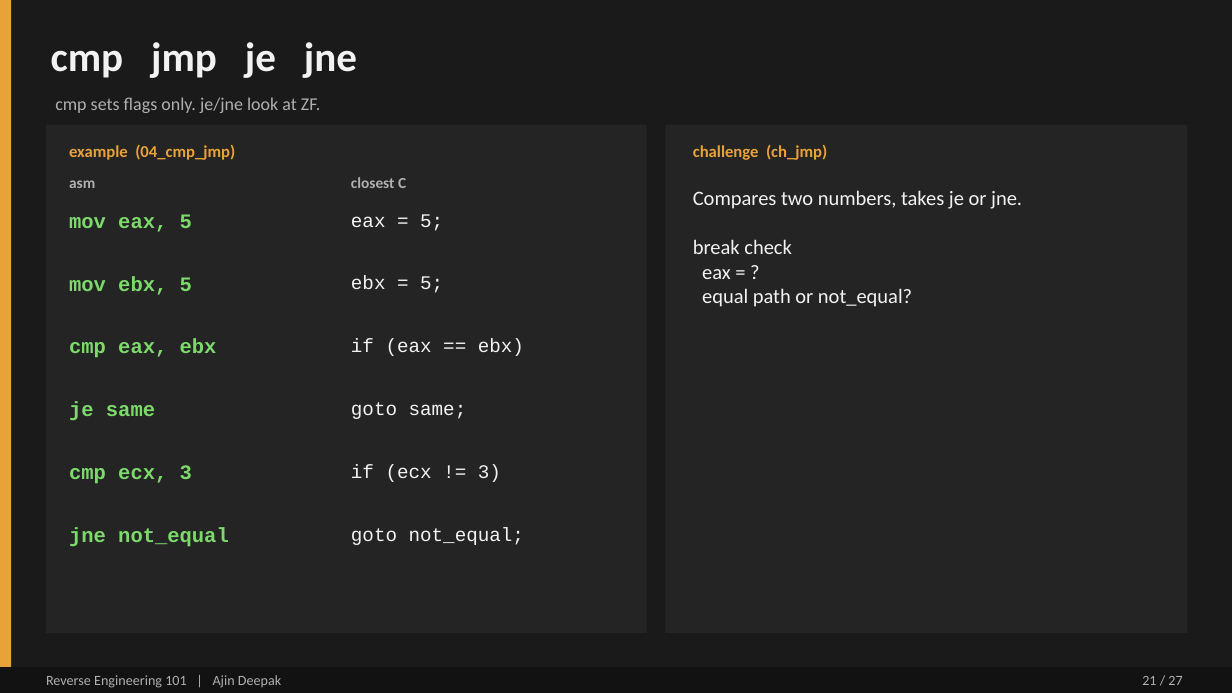
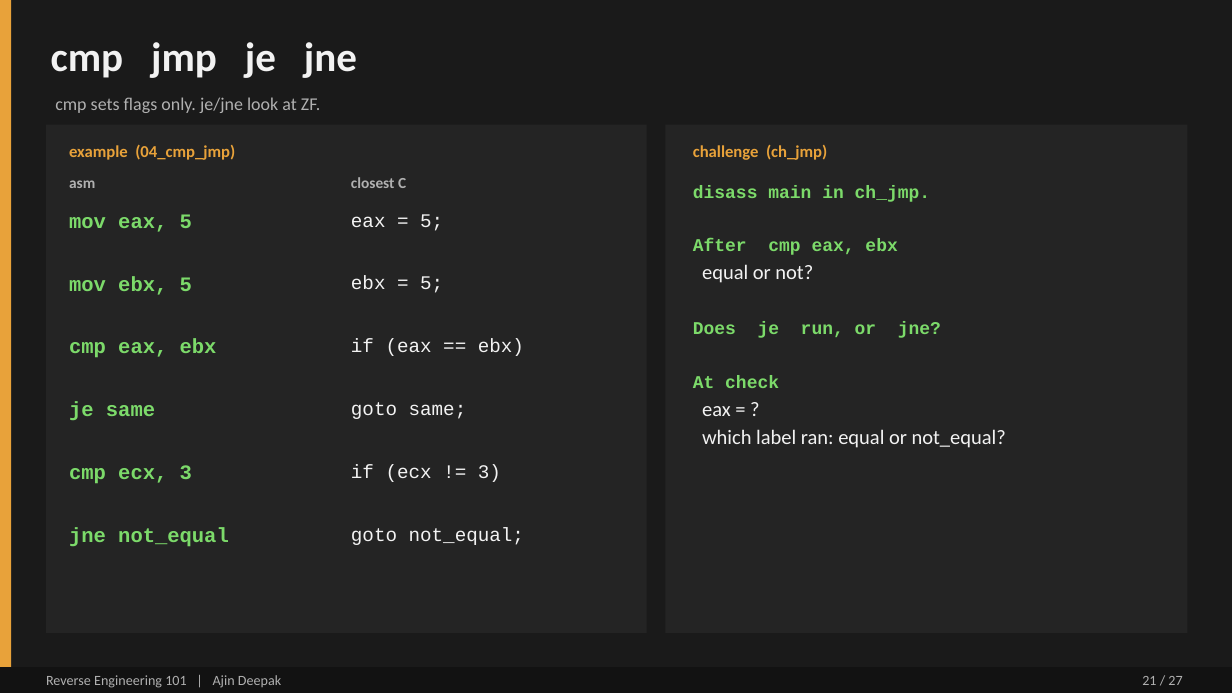
Before and after one commit to DERE-ad2001/reverse-engineering-101, a slide deck: slide 21 of Reverse Engineering 101.pptx. Drawn at 1232x693 pixels with LibreOffice and Linux fonts; fonts in the diff are those of the drawing. Boxes give left, top, right and bottom in pixels: in the first picture for what was removed or moved away, otherwise in the second. Text is boxed around its words. In the diff, an @@ line names an element or a change of style, - is before the commit and + after.

```diff
--- a/Reverse Engineering 101.pptx
+++ b/Reverse Engineering 101.pptx
@@ text at [693,185,1006,448]: text changed; size 16 to 14 pt; font Calibri to Courier New; text colour #F2F2F2 to #7CDA6A; bold on @@
-Compares two numbers, takes je or jne.
-break check
-eax = ?
-equal path or not_equal?
+disass main in ch_jmp.
+After cmp eax, ebx
+equal or not?
+Does je run, or jne?
+At check
+eax = ?
+which label ran: equal or not_equal?
```
Also in this commit, not shown: 5 other slides changed.
